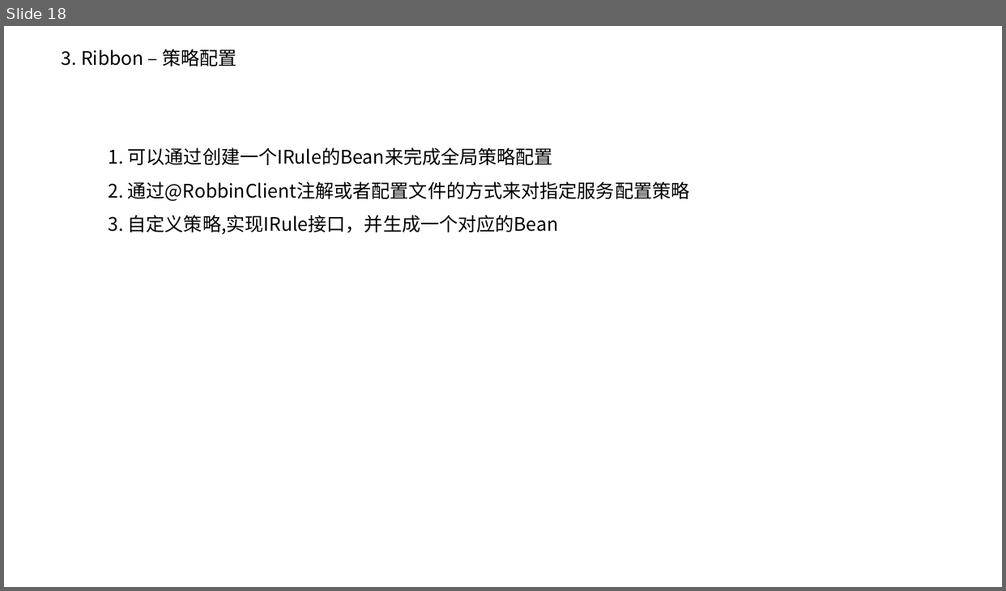
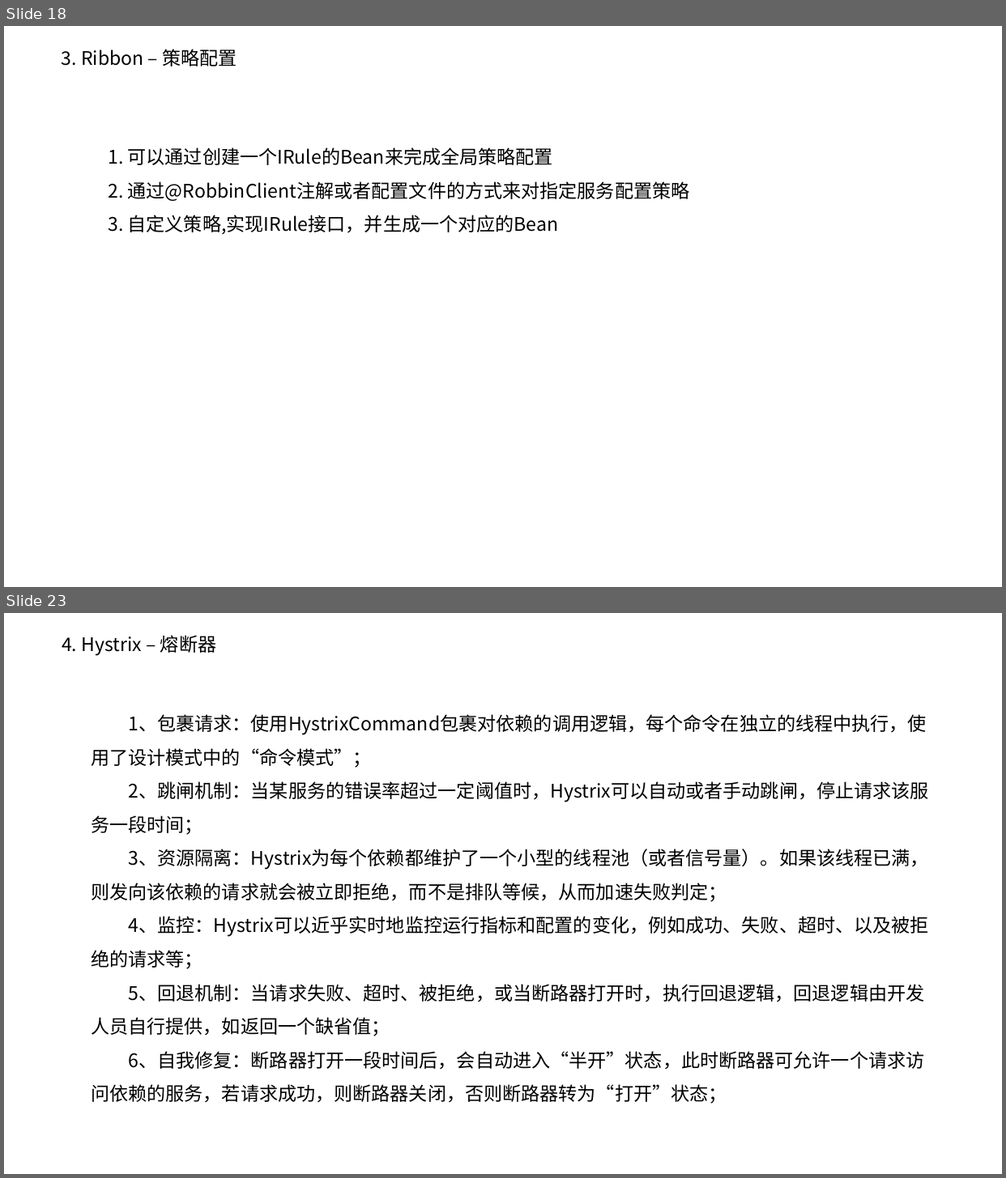
Before and after one commit to pd269hao/demo, a slide deck: doc/技术分享-SpringCloud-20190708.pptx. Shown one above the other, each under a label of ours: slide 18 before the commit, slides 18 and 23 after it; the slides between them are not shown. The pictures are 1006x591 and 1006x1178 pixels, drawn with LibreOffice and Linux fonts; fonts in the diff are those of the drawing; background and template pictures are left out. Boxes give left, top, right and bottom in pixels: in the first picture for what was removed or moved away, otherwise in the second. Text is boxed around its words. In the diff, an @@ line names an element or a change of style, - is before the commit and + after.

```diff
--- a/doc/技术分享-SpringCloud-20190708.pptx
+++ b/doc/技术分享-SpringCloud-20190708.pptx
@@ slide 23 added at (4,613,1002,1174), background #FFFFFF @@
@@ text added at (62,635,216,656), 18 pt, text #000000 @@
+4. Hystrix – 熔断器
@@ text added at (91,714,928,1104), 18 pt, text #000000 @@
+1、包裹请求：使用HystrixCommand包裹对依赖的调用逻辑，每个命令在独立的线程中执行，使用了设计模式中的“命令模式”；
+2、跳闸机制：当某服务的错误率超过一定阈值时，Hystrix可以自动或者手动跳闸，停止请求该服务一段时间；
+3、资源隔离：Hystrix为每个依赖都维护了一个小型的线程池（或者信号量）。如果该线程已满，则发向该依赖的请求就会被立即拒绝，而不是排队等候，从而加速失败判定；
+4、监控：Hystrix可以近乎实时地监控运行指标和配置的变化，例如成功、失败、超时、以及被拒绝的请求等；
+5、回退机制：当请求失败、超时、被拒绝，或当断路器打开时，执行回退逻辑，回退逻辑由开发人员自行提供，如返回一个缺省值；
+6、自我修复：断路器打开一段时间后，会自动进入“半开”状态，此时断路器可允许一个请求访问依赖的服务，若请求成功，则断路器关闭，否则断路器转为“打开”状态；
```
Also in this commit, not shown: 1 slide changed, 12 other slides added, 13 slides removed, 2 other files.
